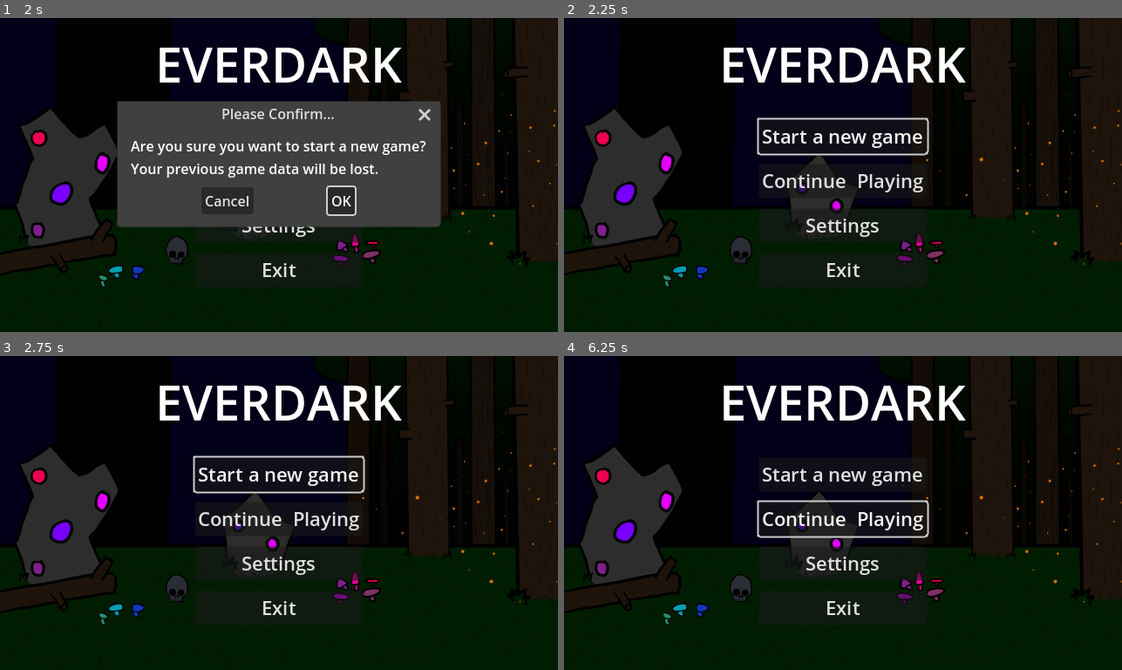
Above: before the commit, frames 1-4 (two rows, left to right).
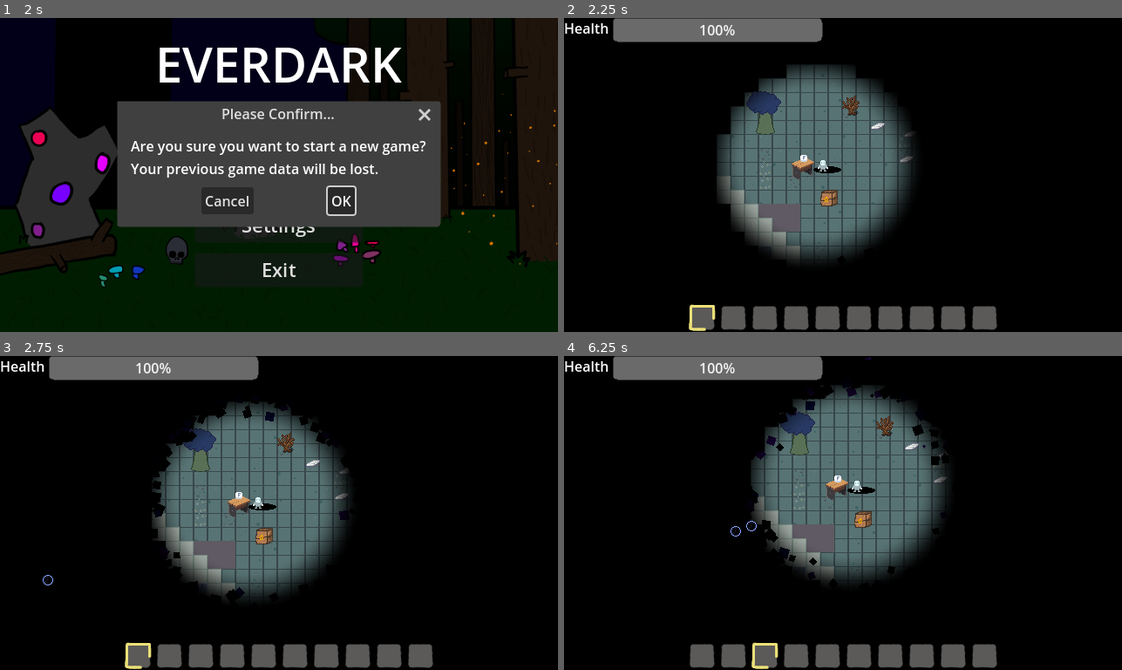
Above: after the commit, the same moments.

Repository: TimoRoggel/EverDark
Game: Godot game, scene res://UI/Main menu/main_menu.tscn
Two runs of this game, one before a commit and one after it. Both use one fixed random seed, a clock stepped at 60 frames per second and the inputs below.
Inputs (mouse positions are in pixels of both pictures, inside the frame that each line leads up to):
- Up to frame 1 (2 s): click "Start a new game" at 0.5 s; click "Start a new game" at 1.25 s
- Up to frame 2 (2.25 s): click "OK" at 2 s
- Up to frame 3 (2.75 s): no input
- Up to frame 4 (6.25 s): click (843, 519) at 2.75 s, where only the run before the commit has a clickable "Continue Playing"; click (843, 519) at 3.5 s, where only the run before the commit has a clickable "Continue Playing"; click (703, 657) at 4.27 s; click (731, 657) at 5.02 s; click (764, 657) at 5.77 s

Frame 1 is identical in both runs. In frame 2, 67% of the frame differs, in the area x 0-100%, y 0-100%; in frame 3, 67%; in frame 4, 68%.

Commit message:
fixed the save system connection and the game loading

Diff:
--- a/UI/Main menu/main_menu.gd
+++ b/UI/Main menu/main_menu.gd
@@ -12,9 +12,12 @@
 func _on_start_pressed() -> void:
 	new_game_confirmation.popup_centered()
 
+func start_game() -> void:
+	get_tree().change_scene_to_packed(start_level)
+
 func _on_new_game_confirmation_confirmed() -> void:
-	pass
-	#get_tree().change_scene_to_packed(start_level)
+	SaveSystem.delete_data()
+	start_game()
 
 func _on_exit_pressed() -> void:
 	get_tree().quit()
@@ -31,4 +34,4 @@
 	settings_menu.visible = false
 
 func _on_continue__playing_pressed() -> void:
-	pass
+	start_game()
--- a/scripts/globals/save_system.gd
+++ b/scripts/globals/save_system.gd
@@ -62,3 +62,7 @@
 		OS.shell_show_in_file_manager(ProjectSettings.globalize_path(FILE_PATH))
 	else:
 		OS.shell_show_in_file_manager(ProjectSettings.globalize_path("user://"))
+
+func delete_data() -> void:
+	save_manager.clean_data()
+	save_data()
